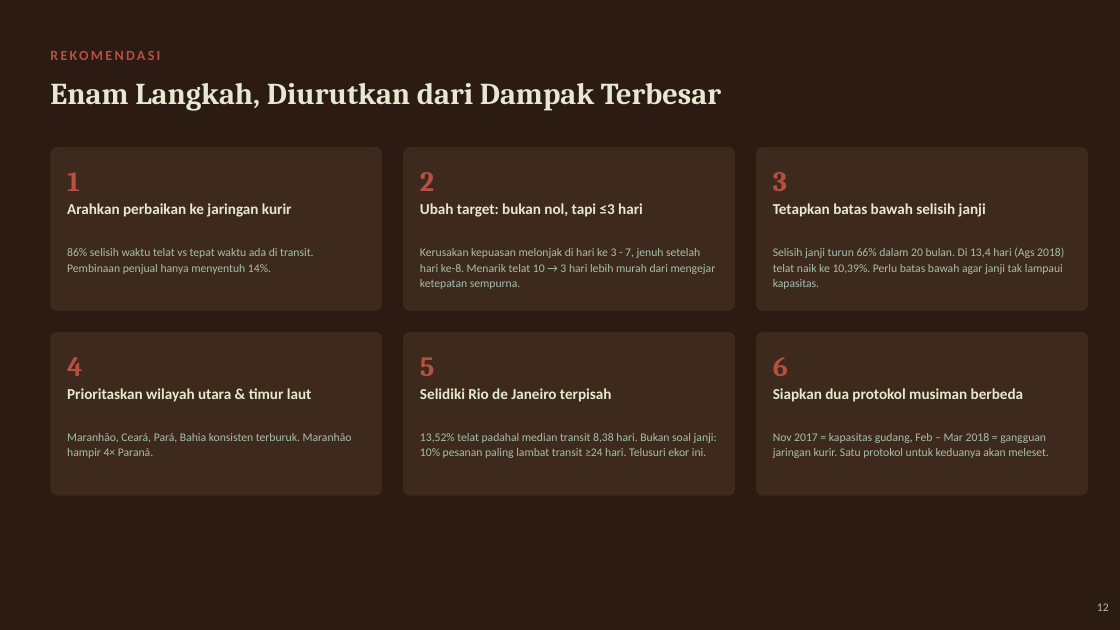
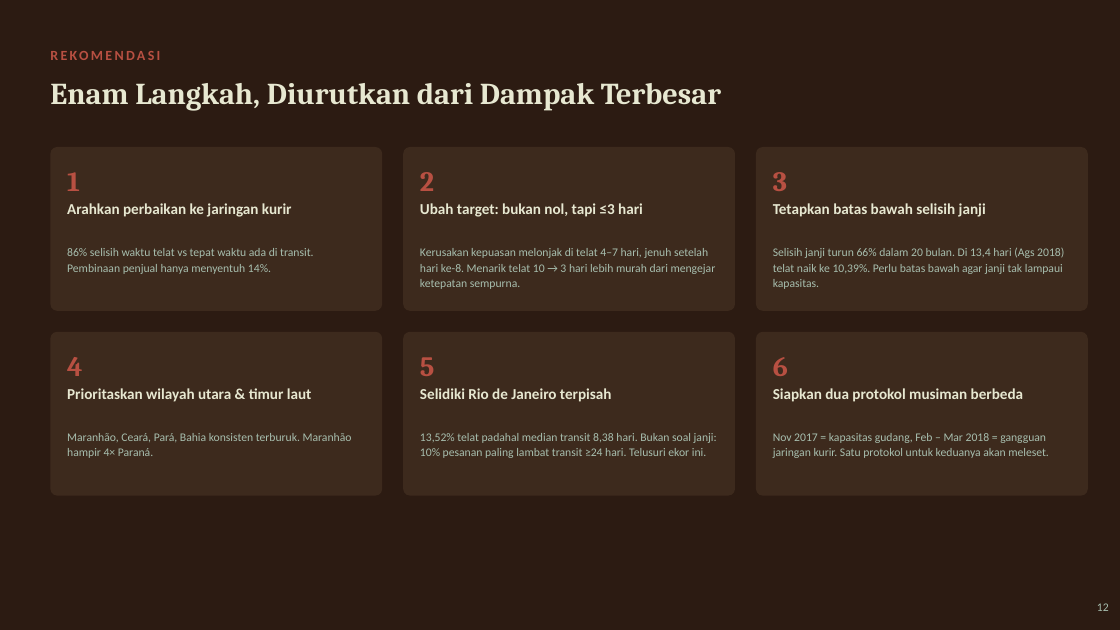
Before and after one commit to ArifHerfianZaenChartiko/Diagnosis-Keterlambatan-Pengiriman-Marketplace-Olist, a slide deck: slide 12 of hasil/presentasi_diagnosis_keterlambatan.pptx. Drawn at 1120x630 pixels with LibreOffice and Linux fonts; fonts in the diff are those of the drawing. Boxes give left, top, right and bottom in pixels: in the first picture for what was removed or moved away, otherwise in the second. Text is boxed around its words. In the diff, an @@ line names an element or a change of style, - is before the commit and + after.

Commit message:
seragamkan isi: ambang ulasan, klaim transit, selisih janji, jabatan
- ambang ulasan buruk ditulis "telat 4-7 hari" di semua dokumen,
  sama dengan kelompok data dan judul grafik dasbor
- klaim lama transit dilunakkan: Parana transit lebih lama dari Sao Paulo
  tapi telatnya lebih rendah
- selisih janji "cenderung menyusut" (sempat naik Des 2017 & Jun 2018);
  perbaikan Jun tidak lagi diklaim terjadi meski janji makin ketat
- jabatan penyusun diseragamkan menjadi Analis Operasional
- laporan md/docx/pdf, presentasi, README, dan komentar SQL ikut diperbarui

```diff
--- a/hasil/presentasi_diagnosis_keterlambatan.pptx
+++ b/hasil/presentasi_diagnosis_keterlambatan.pptx
@@ text at (420,248,716,289): text changed @@
-Kerusakan kepuasan melonjak di hari ke 3 - 7, jenuh setelah hari ke-8. Menarik telat 10 → 3 hari lebih murah dari mengejar ketepatan sempurna.
+Kerusakan kepuasan melonjak di telat 4–7 hari, jenuh setelah hari ke-8. Menarik telat 10 → 3 hari lebih murah dari mengejar ketepatan sempurna.
```
Also in this commit, not shown: 2 other slides changed, 5 other files.
